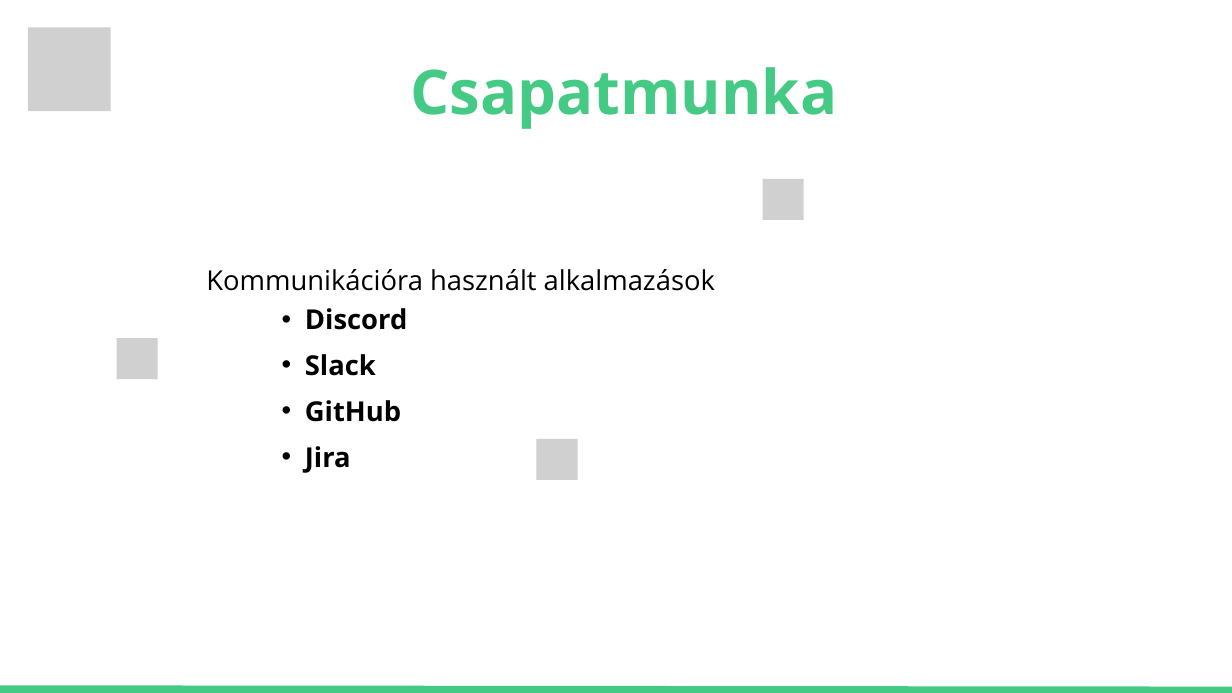
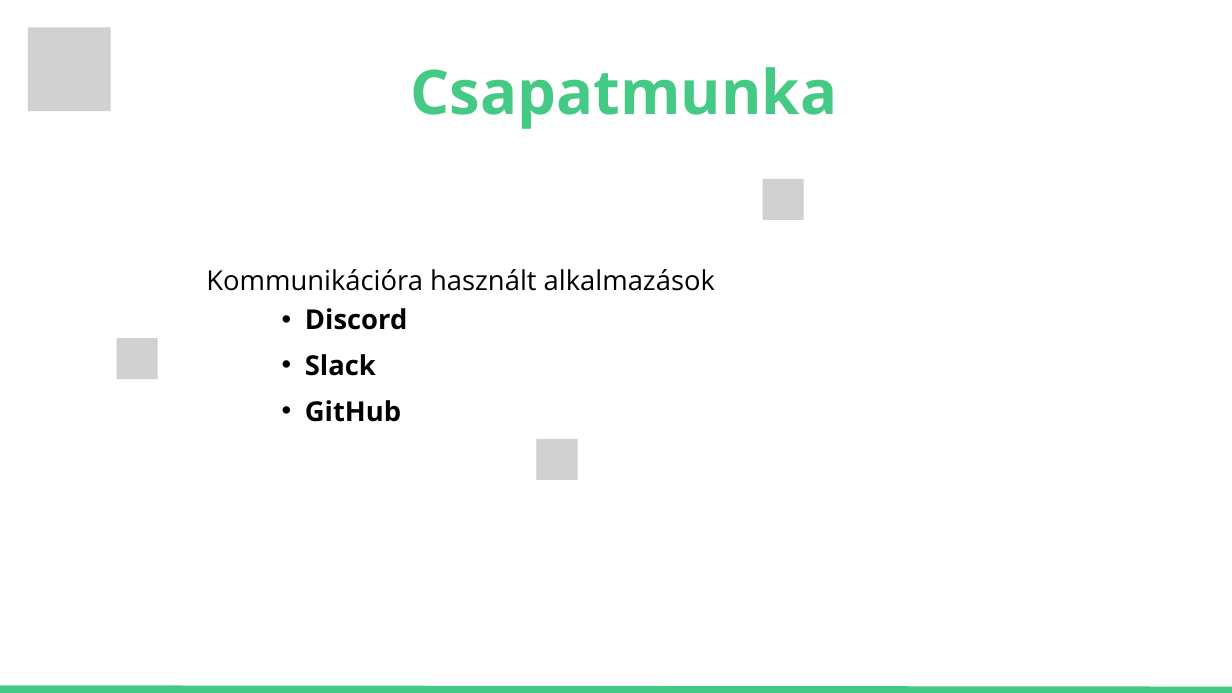
Before and after one commit to janoscsordas/planit-vizsgaremek-osszes, a slide deck: slide 4 of Planitapp presentation.pptx (slide 5 before the commit). Drawn at 1232x693 pixels with LibreOffice and Linux fonts; fonts in the diff are those of the drawing; grey boxes stand for pictures. Boxes give left, top, right and bottom in pixels: in the first picture for what was removed or moved away, otherwise in the second. Text is boxed around its words. In the diff, an @@ line names an element or a change of style, - is before the commit and + after.

Commit message:
final update for the presentation

```diff
--- a/Planitapp presentation.pptx
+++ b/Planitapp presentation.pptx
@@ text at (305,446,351,473): paragraph removed @@
-  • Jira
```
